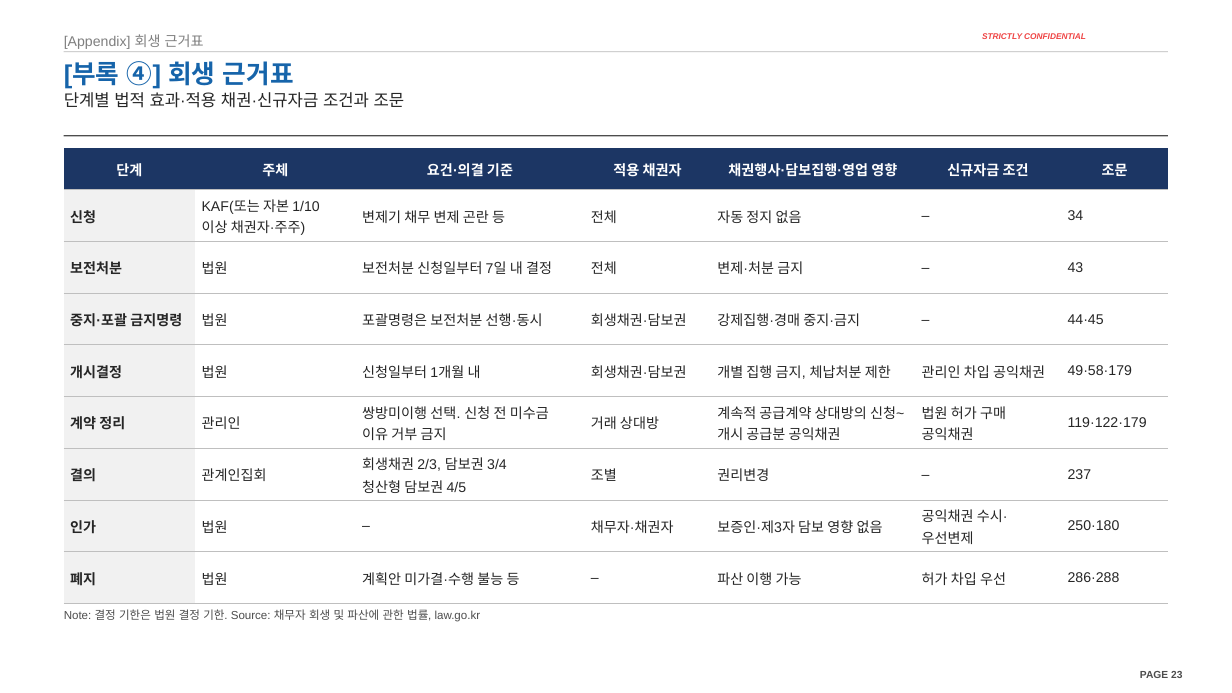
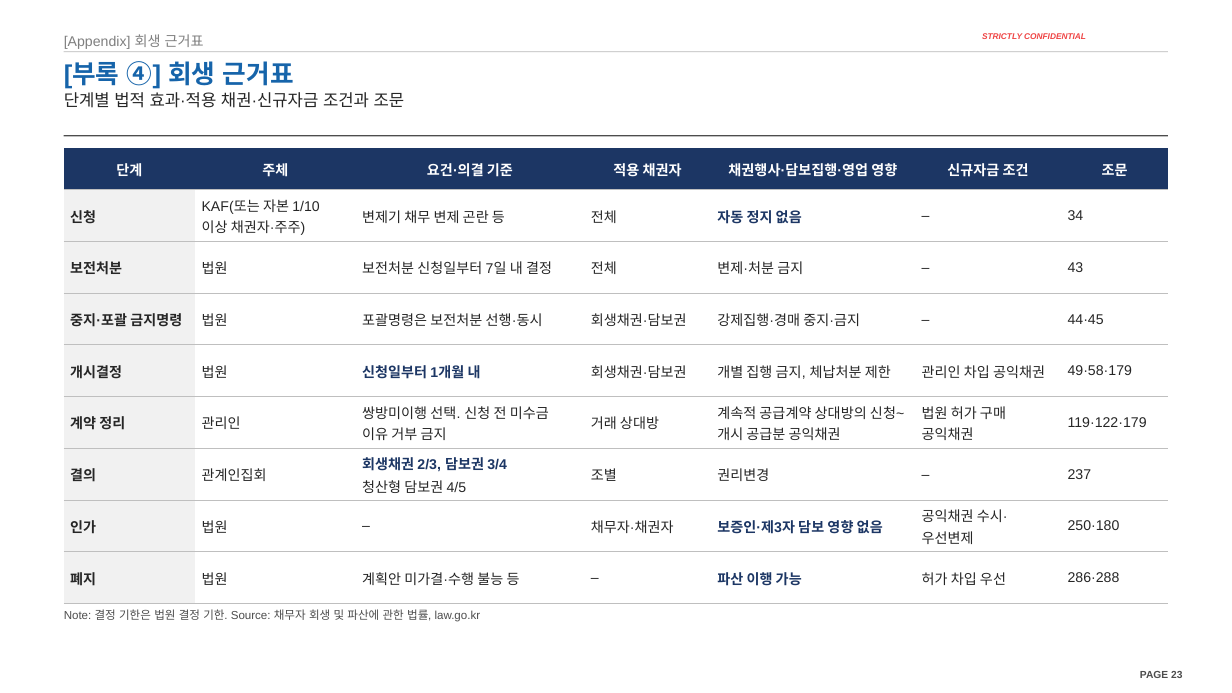
Before and after one commit to jogyesung/GS-Secretary, a slide deck: slide 23 of outputs/CIP_KAF_솔리드_자금조달차질_시나리오_20261118.pptx. Drawn at 1232x693 pixels with LibreOffice and Linux fonts; fonts in the diff are those of the drawing; background and template pictures are left out. Boxes give left, top, right and bottom in pixels: in the first picture for what was removed or moved away, otherwise in the second. Text is boxed around its words. In the diff, an @@ line names an element or a change of style, - is before the commit and + after.

```diff
--- a/outputs/CIP_KAF_솔리드_자금조달차질_시나리오_20261118.pptx
+++ b/outputs/CIP_KAF_솔리드_자금조달차질_시나리오_20261118.pptx
@@ table at (x1=64, y1=148, x2=1168, y2=604) @@
@@ text colour #262626 to #1C3664, bold on in "자동 정지 없음", "신청일부터 1개월 내", "회생채권 2/3, 담보권 3/4", "보증인·제3자 담보 영향 없음" and 1 more places @@
```
Also in this commit, not shown: 7 other slides changed, 1 other file.
